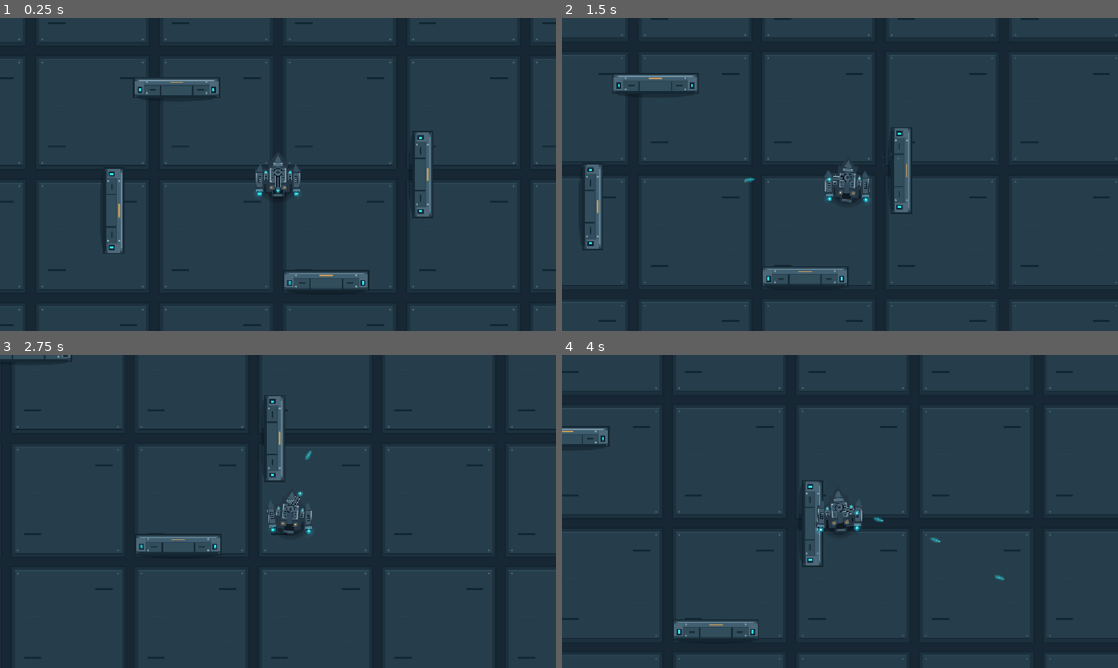
Above: before the commit, frames 1-4 (two rows, left to right).
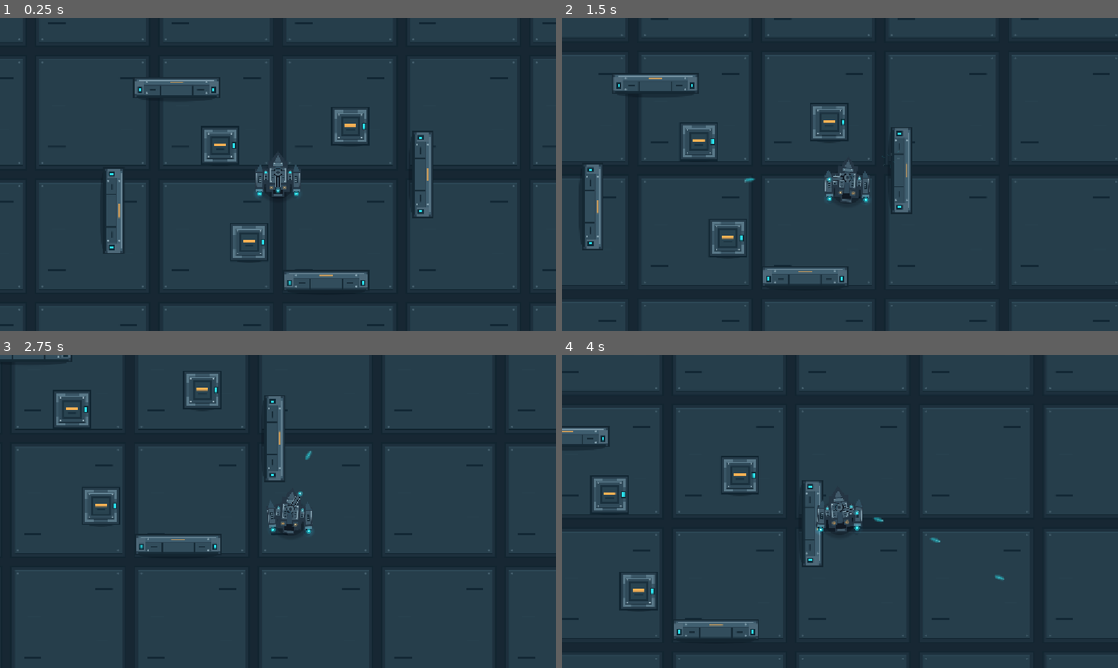
Above: after the commit, the same moments.

Repository: lolalolabob123/NeonSalvage-Godot
Game: Godot game, scene res://scenes/levels/SalvageYard_Prototype.tscn
Two runs of this game, one before a commit and one after it. Both use one fixed random seed, a clock stepped at 60 frames per second and the inputs below.
Inputs (mouse positions are in pixels of both pictures, inside the frame that each line leads up to):
- Up to frame 1 (0.25 s): no input
- Up to frame 2 (1.5 s): move the mouse to (962, 158) at 0.52 s; press the mouse at (962, 158) at 0.53 s; hold D (move_right) 0.53-1.28 s; move the mouse to (728, 190) at 1.27 s; release the mouse at (728, 190) at 1.28 s; hold S (move_down) from 1.28 s (still down); click (728, 190) at 1.35 s
- Up to frame 3 (2.75 s): move the mouse to (333, 442) at 2.02 s; release S (move_down) at 2.03 s; press the mouse at (333, 442) at 2.03 s; hold D (move_right) from 2.03 s (still down)
- Up to frame 4 (4 s): move the mouse to (812, 574) at 2.77 s; release D (move_right) at 2.78 s; release the mouse at (812, 574) at 2.78 s; hold W (move_up) 2.78-3.53 s; click (812, 574) at 2.85 s; move the mouse to (1006, 558) at 3.52 s; press the mouse at (1006, 558) at 3.53 s; hold A (move_left) from 3.53 s (still down)

The runs differ from the first frame. In frame 1, 0.9% of the frame differs, in the area x 36-67%, y 28-78%; in frame 2, 0.8%; in frame 3, 0.9%; in frame 4, 0.9%.

Commit message:
added crates

Diff:
--- /dev/null
+++ b/neon-salvage/scenes/environment/SalvageCrate.tscn
@@ -0,0 +1,15 @@
+[gd_scene format=3 uid="uid://xcxn162tuund"]
+
+[ext_resource type="Texture2D" uid="uid://jc0obekyfthb" path="res://assets/environment/SalvageCrate_A.png" id="1_5v7uc"]
+
+[sub_resource type="RectangleShape2D" id="RectangleShape2D_yd1rv"]
+size = Vector2(80, 80)
+
+[node name="SalvageCrate" type="StaticBody2D" unique_id=362166078]
+collision_mask = 0
+
+[node name="CrateVisual" type="Sprite2D" parent="." unique_id=934251818]
+texture = ExtResource("1_5v7uc")
+
+[node name="CollisionShape2D" type="CollisionShape2D" parent="." unique_id=1952423560]
+shape = SubResource("RectangleShape2D_yd1rv")
--- a/neon-salvage/scenes/levels/SalvageYard_Prototype.tscn
+++ b/neon-salvage/scenes/levels/SalvageYard_Prototype.tscn
@@ -3,6 +3,7 @@
 [ext_resource type="Texture2D" uid="uid://cqqouqhcddfm6" path="res://assets/environment/IndustrialDeck_A.png" id="1_c20ak"]
 [ext_resource type="PackedScene" uid="uid://b8sv2wmfuy86" path="res://scenes/player/PlayerDrone.tscn" id="1_dr0mu"]
 [ext_resource type="PackedScene" uid="uid://cg1ufgms80u3y" path="res://scripts/tests/CoverBlock.tscn" id="1_ho4y1"]
+[ext_resource type="PackedScene" uid="uid://xcxn162tuund" path="res://scenes/environment/SalvageCrate.tscn" id="3_6eqrc"]
 
 [node name="SalvageYardPrototype" type="Node2D" unique_id=1876928811]
 
@@ -32,4 +33,13 @@
 position = Vector2(-340, 75)
 rotation = 1.5707964
 
+[node name="SalvageCrate" parent="Obstacles" unique_id=362166078 instance=ExtResource("3_6eqrc")]
+position = Vector2(-120, -60)
+
+[node name="SalvageCrate2" parent="Obstacles" unique_id=1183883042 instance=ExtResource("3_6eqrc")]
+position = Vector2(150, -100)
+
+[node name="SalvageCrate3" parent="Obstacles" unique_id=143263393 instance=ExtResource("3_6eqrc")]
+position = Vector2(-60, 140)
+
 [node name="PlayerDrone" parent="." unique_id=1138100880 instance=ExtResource("1_dr0mu")]
Binary file added: neon-salvage/assets/environment/SalvageCrate_A.png
Not shown, added: neon-salvage/assets/environment/SalvageCrate_A.png.import
